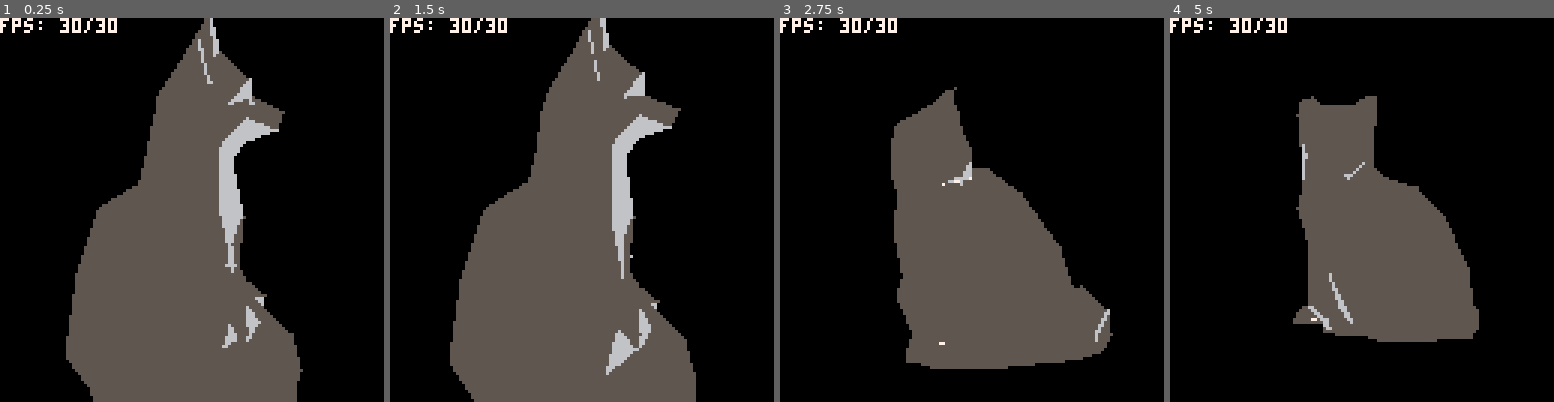
Above: before the commit, frames 1-4 (left to right).
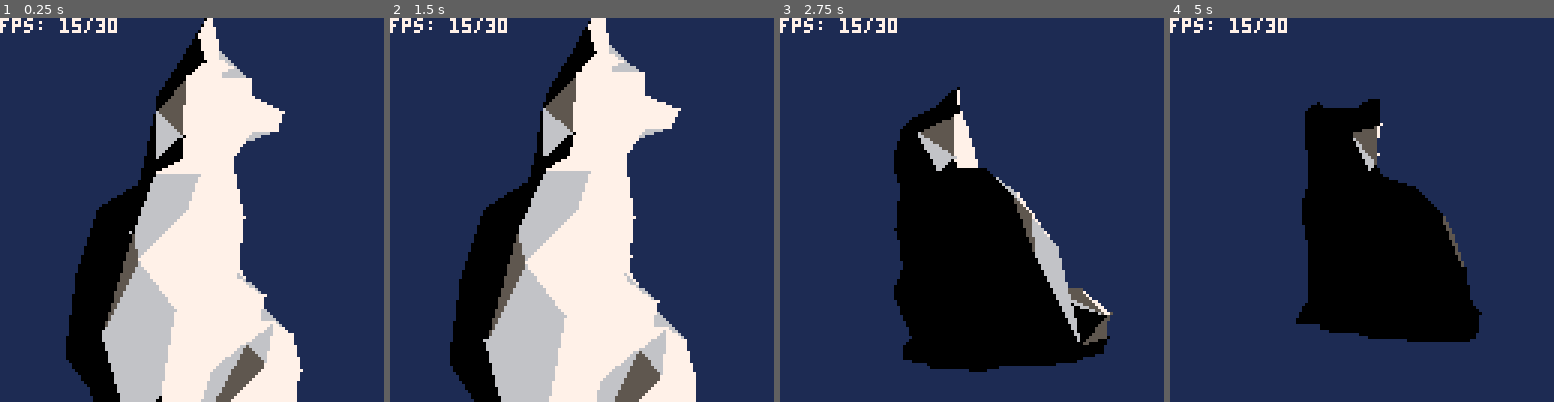
Above: after the commit, the same moments.

Repository: gschup/pico8-playground
Game: PICO-8 cartridge carts/3drend.p8
The game is run twice, just before and just after one commit, with the same random seed, the same clock (stepped at 60 frames per second) and the same inputs.
Inputs:
- Up to frame 1 (0.25 s): no input
- Up to frame 2 (1.5 s): tap X (X key) at 0.33, 1.07 s; tap O (Z key) at 0.7 s
- Up to frame 3 (2.75 s): hold Right 1.6-2.1 s; tap O (Z key) at 1.7, 2.1, 2.5 s; tap X (X key) at 1.85 s; hold Up 2.15-2.42 s; hold Right from 2.47 s (still down)
- Up to frame 4 (5 s): tap O (Z key) every 0.4 s from 2.9 to 4.9 s; tap X (X key) at 2.97, 4.08 s; release Right at 3.03 s; hold Left 3.08-3.58 s; hold Down 3.63-3.97 s; hold Right 4.02-4.68 s; hold Up from 4.73 s (still down)

The runs differ from the first frame. In frame 1, 98% of the frame differs, in the area x 0-100%, y 0-100%; in frame 2, 97%; in frame 3, 98%; in frame 4, 99%.

Commit message:
fixed z issues

Diff:
--- a/carts/3drend.p8
+++ b/carts/3drend.p8
@@ -7,15 +7,14 @@
 proj_dist=1.5
 backface_culling=true
 draw_vertices=false
-bright=0.7
-ambient=0.1
+bright=1
 
 function _init()
 	// light
 	light={}
-	light.x = 10.0
-	light.y = 0.0
-	light.z = 0.0
+	light.x = -10.0
+	light.y = 6.0
+	light.z = -10.0
 
 	// cam position matrix
 	pos_mat= {
@@ -81,19 +80,20 @@
 -->8
 --draw
 function _draw()
-	cls(0)
+	cls(1)
 	// rotate, then translate
 	local cam_mat=matmul(pos_mat, rot_mat)
+	// translate vertices
+	local trans_hom_v=matmul(cam_mat,hom_v)
+	local trans_v=hom_to_3d(trans_hom_v)
 	// projection
-	local all_mat=matmul(proj_mat, cam_mat)
-	// project vertices
-	local proj_hom_v=matmul(all_mat,hom_v)
-	// translate vertices back into 3d vectors
+	local proj_hom_v=matmul(proj_mat, trans_hom_v)
+	// hom vertices back into 3d vectors
 	local proj_v=hom_to_3d(proj_hom_v)
 	// translate coordinates to screen size
 	viewport_transform(proj_v)
 	// generate faces
-	local proj_f=generate_faces(proj_v, cur_faces)
+	local proj_f=generate_faces(proj_v, trans_v, cur_faces)
 	// render
 	render_faces(proj_f, draw_vertices)
 	// fps info
@@ -107,9 +107,11 @@
 end
 
 function render_faces(faces, rend_vert)
+	// z-sorting
+	quicksort(faces)
 	for i=1,#faces do
 		// backface culling
-		if (faces[i].cull_check>0 and backface_culling) goto cont
+		if (faces[i].cull_check and backface_culling) goto cont
 		local f=faces[i]
 		// draw the triangle
 		fill_triangle(
@@ -137,11 +139,12 @@
 	lv[2]=lv[2]/ll
 	lv[3]=lv[3]/ll
 	local diffus=bright*dotprod(lv, face.n)
-	diffus=max(0,diffus)
-	local light=min(diffus+ambient,1)
-	if light < 0.3 then
-		return 5
-	elseif light < 0.7 then
+	local light=mid(0,diffus,1)
+	if light < 0.1 then
+		return 0
+	elseif light < 0.25 then
+	 return 5
+	elseif light <= 0.65 then
 		return 6
 	else
 		return 7
@@ -281,9 +284,10 @@
 function hom_to_3d(hp)
 	local v={}
 	for i=1,hp.cols do
-		local px=hp[1][i]/hp[4][i]
-		local py=hp[2][i]/hp[4][i]
-		local pz=hp[3][i]/hp[4][i]
+		local w=hp[4][i]
+		local px=hp[1][i]/w
+		local py=hp[2][i]/w
+		local pz=hp[3][i]/w
 		add(v,{px,py,pz})
 	end
 	return v
@@ -329,14 +333,6 @@
 	return rot
 end
 
-function generate_faces(pp, face_data)
-	local faces={}
-	for i=1,#face_data do
-		add(faces, create_face(pp, face_data[i], i))
-	end
-	return faces
-end
-
 function vec_len(a)
  local sum=0
  for i=1,#a do
@@ -371,29 +367,37 @@
  return fn
 end
 
-function create_face(pp, vlist, fid)
-	local face={}
-	local v1=pp[vlist[1]]
-	local v2=pp[vlist[2]]
-	local v3=pp[vlist[3]]
-	// backface culling check
-	// z-coord of transformed normal
-	face.cull_check=
-		(v1[1]-v2[1])*(v1[2]-v3[2])
-		-(v1[2]-v2[2])*(v1[1]-v3[1])
-	// vertices
-	face.v1=v1
-	face.v2=v2
-	face.v3=v3
-	// normal - not transformed
-	face.n=cur_normals[fid]
-	// "middle" point
-	face.mx=(v1[1]+v2[1]+v3[1])/3
-	face.my=(v1[2]+v2[2]+v3[2])/3
-	face.mz=(v1[3]+v2[3]+v3[3])/3
-	// z-sorting
-	face.z_sort=face.mz
-	return face
+function generate_faces(pp, tp, face_data)
+	local faces={}
+	for fid=1,#face_data do
+		local vlist=face_data[fid]
+		local face={}
+		local v1=pp[vlist[1]]
+		local v2=pp[vlist[2]]
+		local v3=pp[vlist[3]]
+		// z-sorting - kinda bad like this
+		face.z_sort=-tp[vlist[1]][3]
+		// backface culling check
+		// z-coord of transformed normal
+		face.cull_check=
+			((v1[1]-v2[1])*(v1[2]-v3[2])
+			-(v1[2]-v2[2])*(v1[1]-v3[1]))>0
+		// vertices
+		face.v1=v1
+		face.v2=v2
+		face.v3=v3
+		// normal - not transformed
+		face.n=cur_normals[fid]
+		// "middle" point - not transformed
+		local w1=cur_vertices[vlist[1]]
+		local w2=cur_vertices[vlist[2]]
+		local w3=cur_vertices[vlist[3]]
+		face.mx=(w1[1]+w2[1]+w3[1])/3
+		face.my=(w1[2]+w2[2]+w3[2])/3
+		face.mz=(w1[3]+w2[3]+w3[3])/3
+		add(faces,face)
+	end
+	return faces
 end
 
 function quicksort(t, start, endi)
@@ -401,7 +405,7 @@
 	if (endi - start < 1) return t
 	local pivot = start
 	for i = start + 1, endi do
-		if t[i].z_sort > t[pivot].z_sort then
+		if t[i].z_sort <= t[pivot].z_sort then
 			if i == pivot + 1 then
 				t[pivot],t[pivot+1] = t[pivot+1],t[pivot]
 			else
